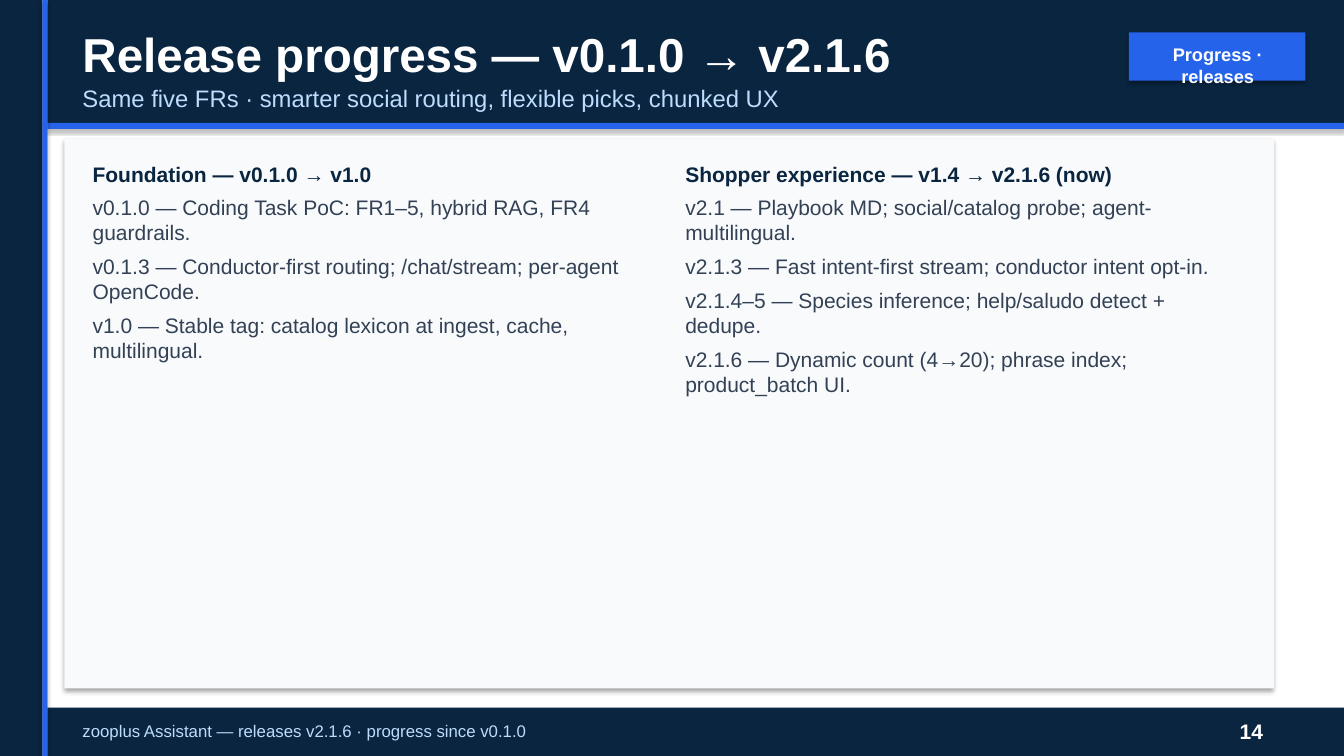
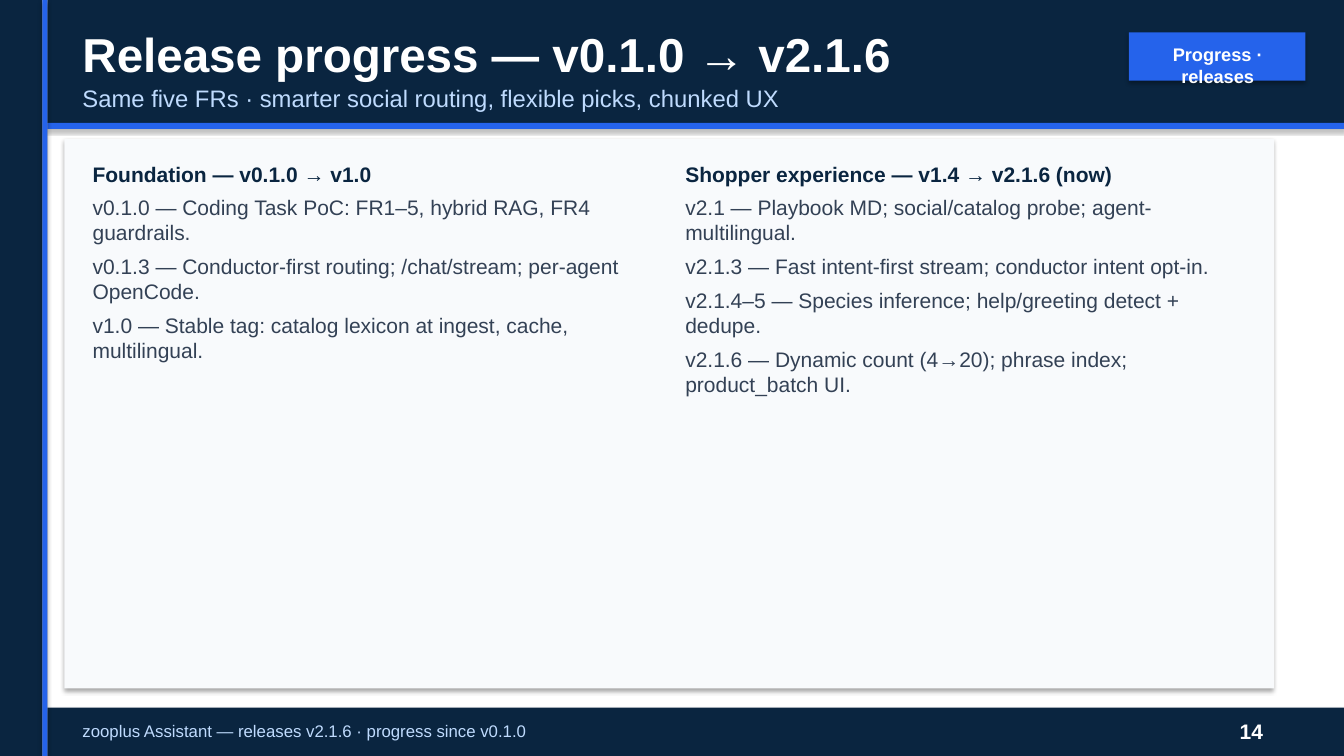
Before and after one commit to peluzzza/PoCAssistantZooplus, a slide deck: slide 14 of docs/deliverables/v0.1/zooplus-assistant-interview-15min-pro.pptx. Drawn at 1344x756 pixels with LibreOffice and Linux fonts; fonts in the diff are those of the drawing. Boxes give left, top, right and bottom in pixels: in the first picture for what was removed or moved away, otherwise in the second. Text is boxed around its words. In the diff, an @@ line names an element or a change of style, - is before the commit and + after.

```diff
--- a/docs/deliverables/v0.1/zooplus-assistant-interview-15min-pro.pptx
+++ b/docs/deliverables/v0.1/zooplus-assistant-interview-15min-pro.pptx
@@ text at (685, 292, 1161, 337): text changed @@
-v2.1.4–5 — Species inference; help/saludo detect + dedupe.
+v2.1.4–5 — Species inference; help/greeting detect + dedupe.
```
Also in this commit, not shown: 4 other slides changed, 5 other files.
